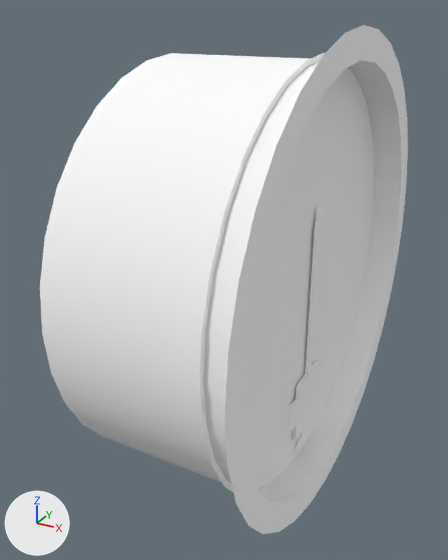
The Blender file dev/blender/instruments/battery-gauge.blend, before and after one commit.
Camera for both pictures: a 50 mm camera at (-0.3473, -0.4592, -0.1148) aimed at (-0.3739, -0.4108, -0.1389). The lights are fixed; the arrows at lower left show +X, +Y and +Z. The first picture is the older version.

Objects in the first picture: 'Case', 'Face', 'Ptr', 'PtrTip'.
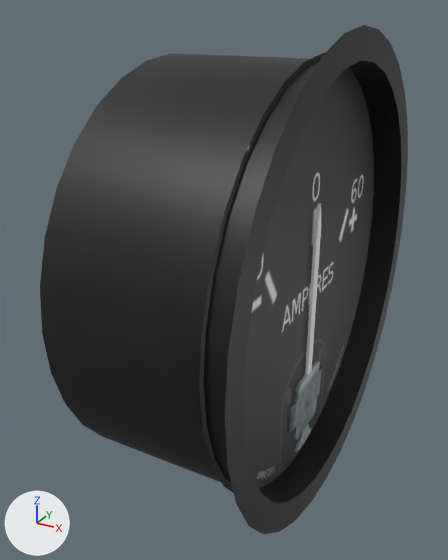
Where the newer file only moved an object's origin or applied its transform, the numbers keep the older frame.

What changed in the scene script:
```text
Add img_batterygauge_png_001:
    img_batterygauge_png_001 = load_image('BatteryGauge.png.001', '../../../Models/Interior/Panel/Instruments/BatteryGauge/BatteryGauge.png', 256, 256, 'sRGB')
Add mat_batt:
    mat_batt = principled_material('batt')
    mat_batt.texture = img_batterygauge_png_001
Change me_circle_015:
    where me_circle_015.from_pydata(...)  # 128 vertices, 64 faces; spans x -0.0177..-0.0002, y -0.1077..-0.0641, z -0.017..0.0266
    remove me_circle_015.materials.append(mat_material_001)  # white #ffffff
    add me_circle_015.materials.append(mat_batt)  # picture img_batterygauge_png_001
Change me_circle_000:
    where me_circle_000.from_pydata(...)  # 33 vertices, 32 faces; spans x -0.0071, y -0.0177..0.0177, z -0.0167..0.0186
    remove me_circle_000.materials.append(mat_face_001)  # white #ffffff
    add me_circle_000.materials.append(mat_batt)  # picture img_batterygauge_png_001
Change me_plane_001:
    where me_plane_001.from_pydata(...)  # 88 vertices, 55 faces, 3 loose edges; spans x -0.00538..-0.0047, y -0.01658..-0.0084, z -0.00415..0.00403
    remove me_plane_001.materials.append(mat_whitepointer_001)  # white #ffffff
    add me_plane_001.materials.append(mat_batt)  # picture img_batterygauge_png_001
```

Location of each change, (x1, y1, x2, y2) in pixels of the pictures (448 x 560 px):
'Case', recoloured (white to black)
    both: (40, 25, 408, 534)
'Face', recoloured (white to black)
    both: (199, 53, 374, 493)
'Ptr', recoloured (white to grey)
    both: (286, 361, 322, 452)
